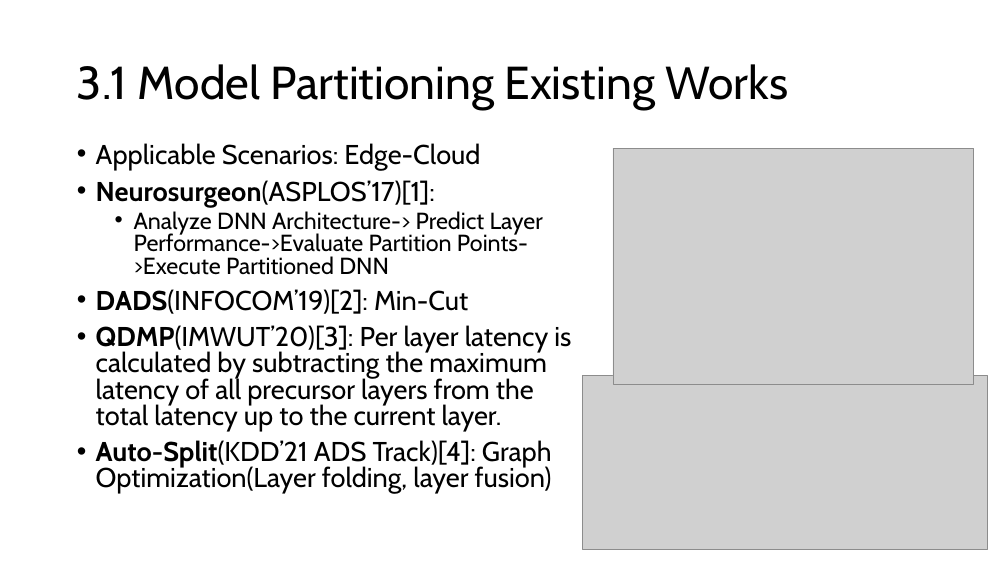
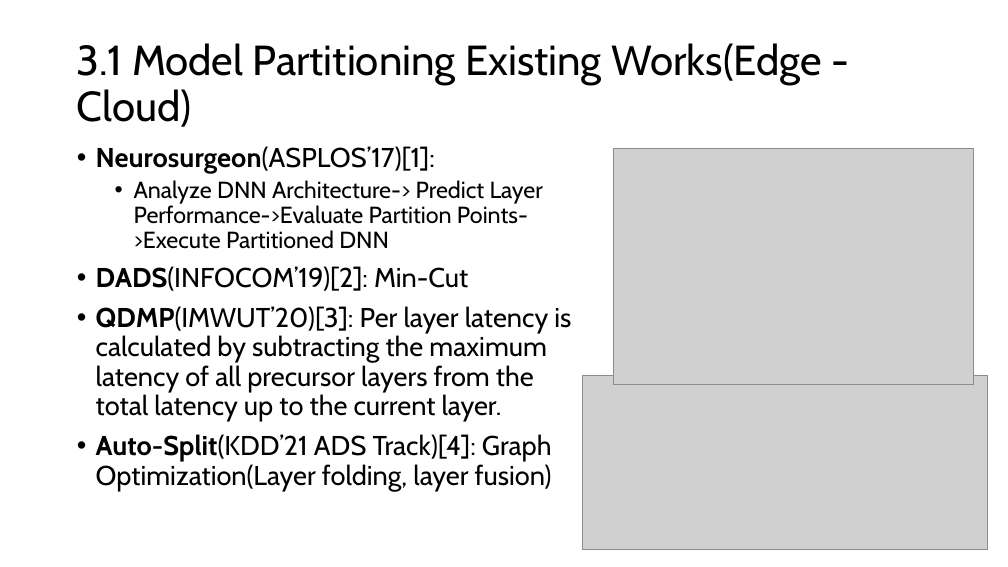
Before and after one commit to GXG-CS/on_device_learning, a slide deck: slide 10 of micro-network-project.pptx (slide 9 before the commit). Drawn at 1008x567 pixels with LibreOffice and Linux fonts; fonts in the diff are those of the drawing; grey boxes stand for pictures. Boxes give left, top, right and bottom in pixels: in the first picture for what was removed or moved away, otherwise in the second. Text is boxed around its words. In the diff, an @@ line names an element or a change of style, - is before the commit and + after.

```diff
--- a/micro-network-project.pptx
+++ b/micro-network-project.pptx
@@ title at bbox=[77, 43, 821, 127]: text changed; size 44 to 40 pt @@
-3.1 Model Partitioning Existing Works
+3.1 Model Partitioning Existing Works(Edge - Cloud)
@@ text "Neurosurgeon(ASPLOS’17)[1]:" at bbox=[96, 146, 571, 491]: line spacing 0.8 to 0.9 @@
@@ text at bbox=[96, 143, 480, 170]: paragraph removed @@
-• Applicable Scenarios: Edge-Cloud
```
Also in this commit, not shown: 4 other slides changed, 3 slides added, 4 slides removed, 10 other files.
